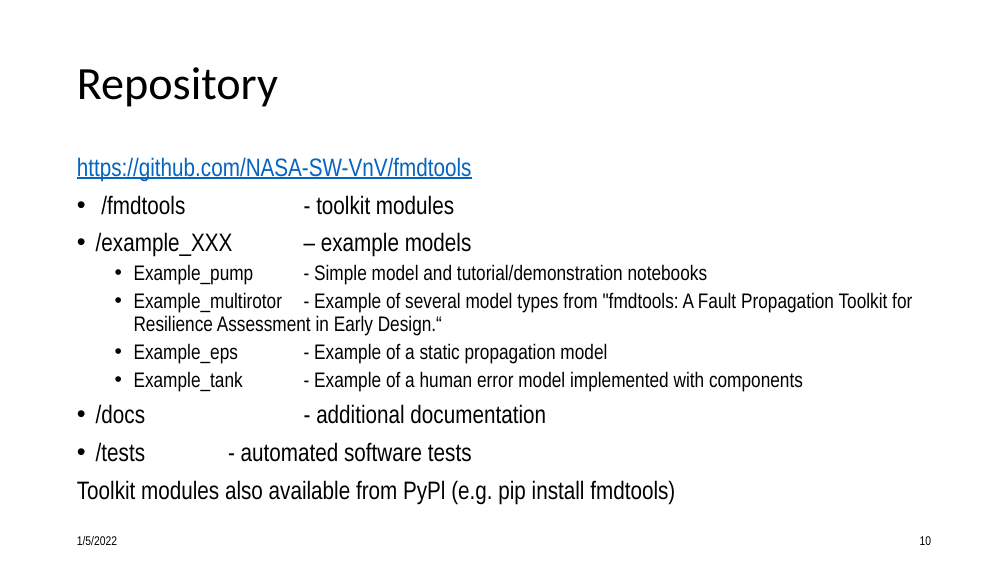
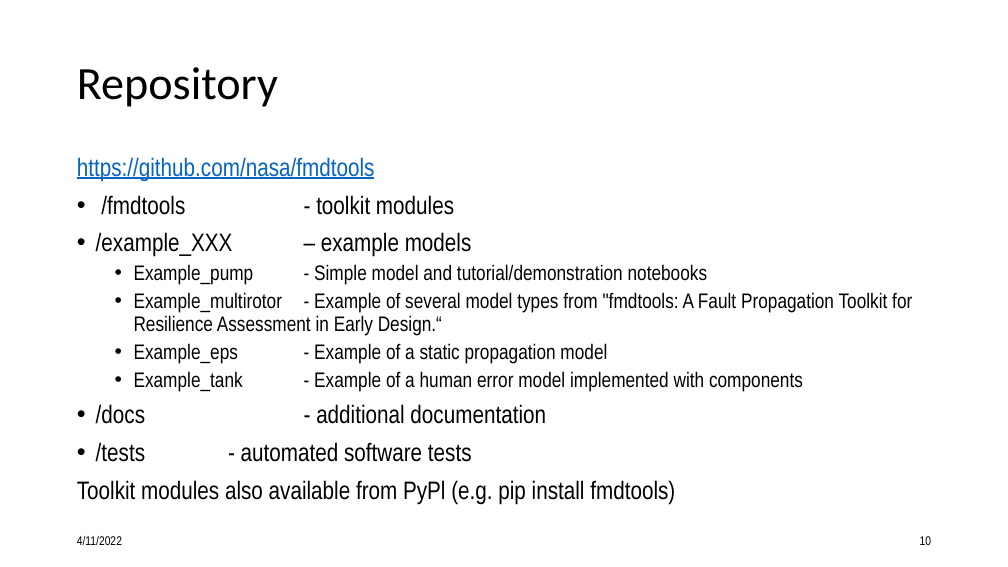
Before and after one commit to nasa/fmdtools, a slide deck: slide 10 of docs/Intro to fmdtools.pptx. Drawn at 1008x567 pixels with LibreOffice and Linux fonts; fonts in the diff are those of the drawing. Boxes give left, top, right and bottom in pixels: in the first picture for what was removed or moved away, otherwise in the second. Text is boxed around its words. In the diff, an @@ line names an element or a change of style, - is before the commit and + after.

```diff
--- a/docs/Intro to fmdtools.pptx
+++ b/docs/Intro to fmdtools.pptx
@@ text at (77,157,375,182): text changed @@
-https://github.com/NASA-SW-VnV/fmdtools
+https://github.com/nasa/fmdtools
@@ text at (77,536,122,545): text changed @@
-1/5/2022
+4/11/2022
```
Also in this commit, not shown: 37 other slides changed, 40 other files.
